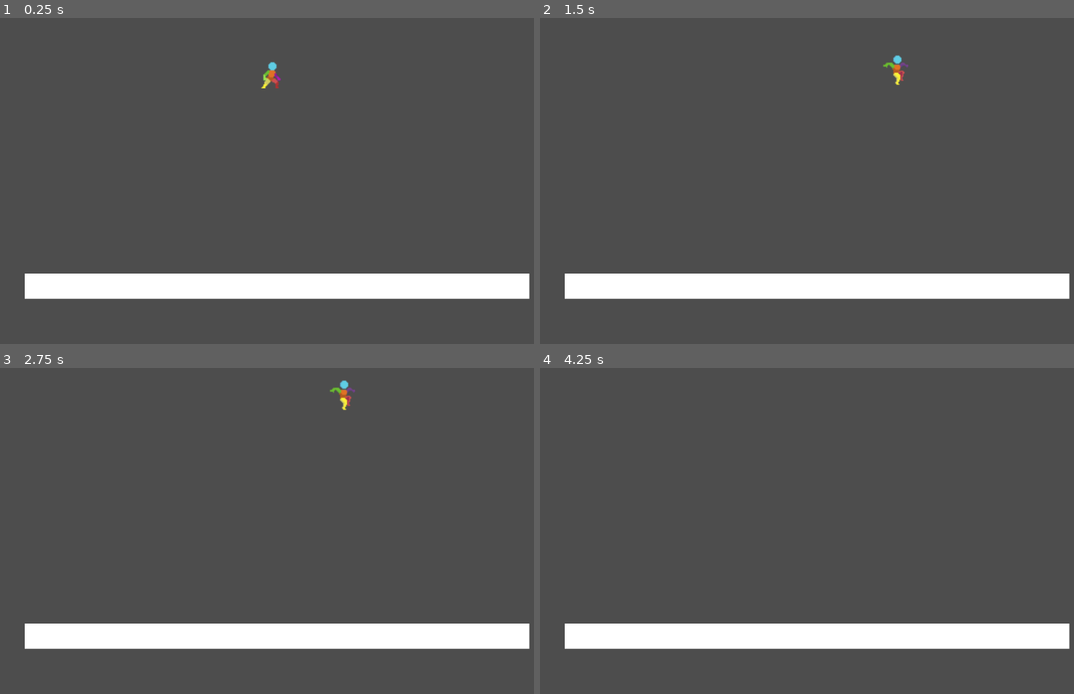
Above: before the commit, frames 1-4 (two rows, left to right).
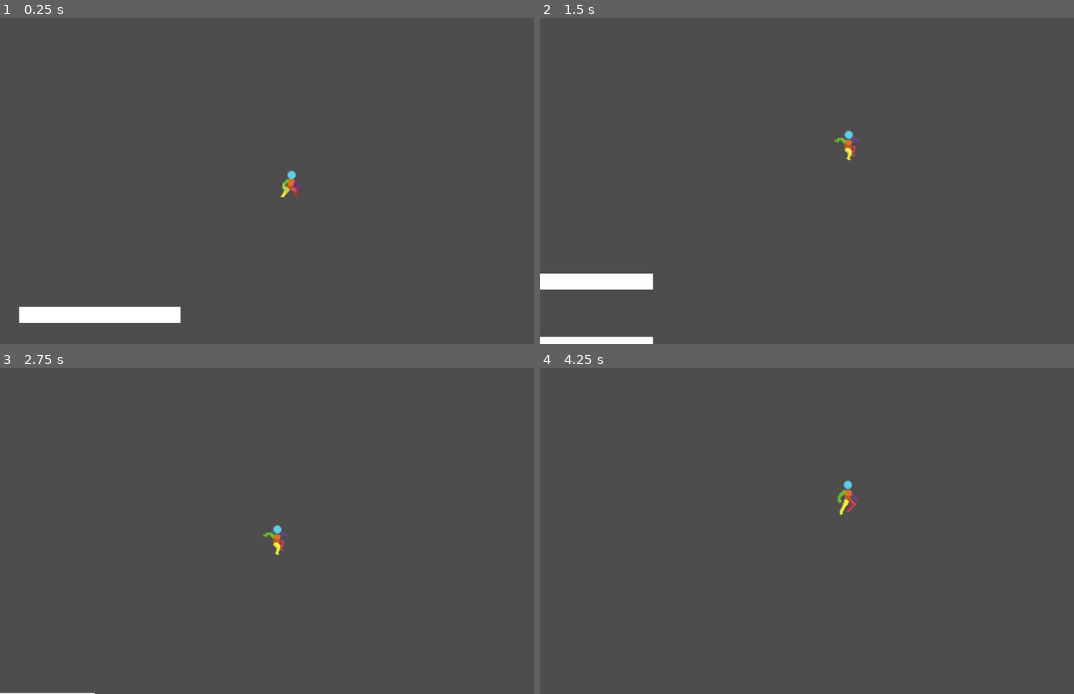
Above: after the commit, the same moments.

Repository: deanblackborough/godot-platformer
Game: Godot game, scene res://scenes/game.tscn
The game is run twice, just before and just after one commit, with the same random seed, the same clock (stepped at 60 frames per second) and the same inputs.
Inputs:
- Up to frame 1 (0.25 s): no input
- Up to frame 2 (1.5 s): hold Right (moveRight) from 0.53 s (still down); tap Space (jump) at 0.6, 0.77, 1.07, 1.35 s
- Up to frame 3 (2.75 s): tap Space (jump) at 1.52, 1.82, 2.1 s; release Right (moveRight) at 2.03 s; hold Left (moveLeft) from 2.03 s (still down)
- Up to frame 4 (4.25 s): release Left (moveLeft) at 2.78 s; hold Right (moveRight) from 2.78 s (still down); tap Space (jump) at 2.85, 3.02, 3.32, 3.6, 3.77, 4.07 s

The runs differ from the first frame. In frame 1, 9.3% of the frame differs, in the area x 3-100%, y 13-94%; in frame 2, 7.6%; in frame 3, 7.8%; in frame 4, 7.6%.

Commit message:
Scene updates

Diff:
--- a/scenes/game.tscn
+++ b/scenes/game.tscn
@@ -12,4 +12,13 @@
 script = ExtResource("2_yqjtg")
 
 [node name="Ground" parent="." instance=ExtResource("3_lnu2h")]
-position = Vector2(549, 533)
+position = Vector2(160, 374)
+scale = Vector2(5, 1)
+
+[node name="Ground2" parent="." instance=ExtResource("3_lnu2h")]
+position = Vector2(160, 500)
+scale = Vector2(5, 1)
+
+[node name="Ground2" parent="Ground2" instance=ExtResource("3_lnu2h")]
+position = Vector2(98.6, 145)
+scale = Vector2(5, 1)
--- a/scenes/ground.tscn
+++ b/scenes/ground.tscn
@@ -1,10 +1,11 @@
 [gd_scene load_steps=3 format=3 uid="uid://e3k1i0qhvjm2"]
 
 [sub_resource type="QuadMesh" id="QuadMesh_7ylpw"]
-size = Vector2(1000, 50)
+size = Vector2(64, 32)
 
 [sub_resource type="RectangleShape2D" id="RectangleShape2D_pybca"]
-size = Vector2(1000, 50)
+custom_solver_bias = 1.0
+size = Vector2(64, 32)
 
 [node name="Ground" type="StaticBody2D"]
 
--- a/scenes/player.tscn
+++ b/scenes/player.tscn
@@ -190,17 +190,20 @@
 "speed": 8.0
 }]
 
-[sub_resource type="RectangleShape2D" id="RectangleShape2D_g2els"]
-size = Vector2(16, 26)
+[sub_resource type="RectangleShape2D" id="RectangleShape2D_qhqgy"]
+size = Vector2(16, 32)
 
 [node name="Player" type="CharacterBody2D"]
 
 [node name="AnimatedSprite2D" type="AnimatedSprite2D" parent="."]
 position = Vector2(0, -16)
 sprite_frames = SubResource("SpriteFrames_jej6c")
-animation = &"jump"
+animation = &"run"
 autoplay = "idle"
 
 [node name="CollisionShape2D" type="CollisionShape2D" parent="."]
-position = Vector2(0, -13)
-shape = SubResource("RectangleShape2D_g2els")
+position = Vector2(0, -16)
+shape = SubResource("RectangleShape2D_qhqgy")
+
+[node name="Camera2D" type="Camera2D" parent="."]
+position_smoothing_enabled = true
